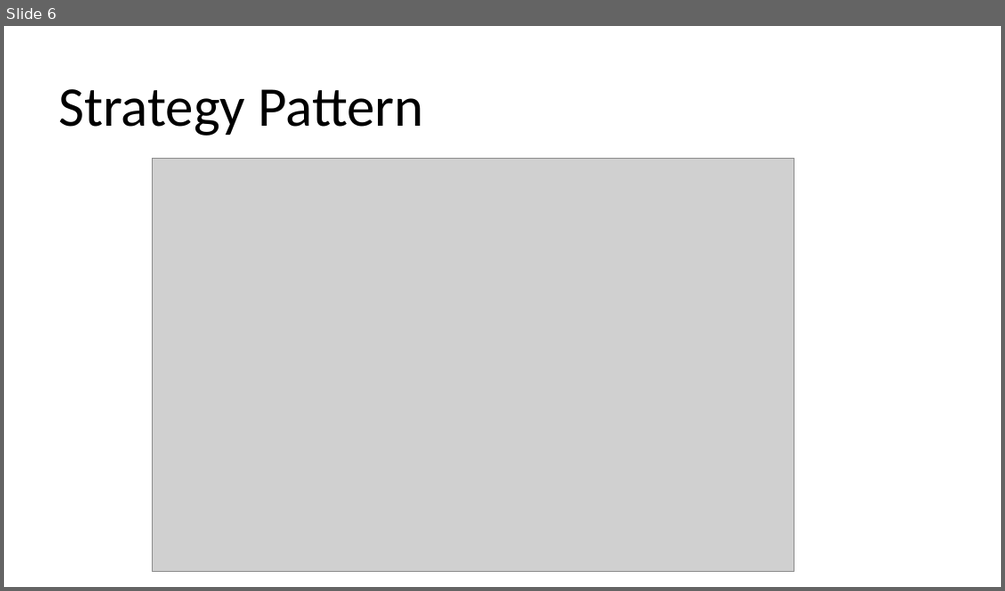
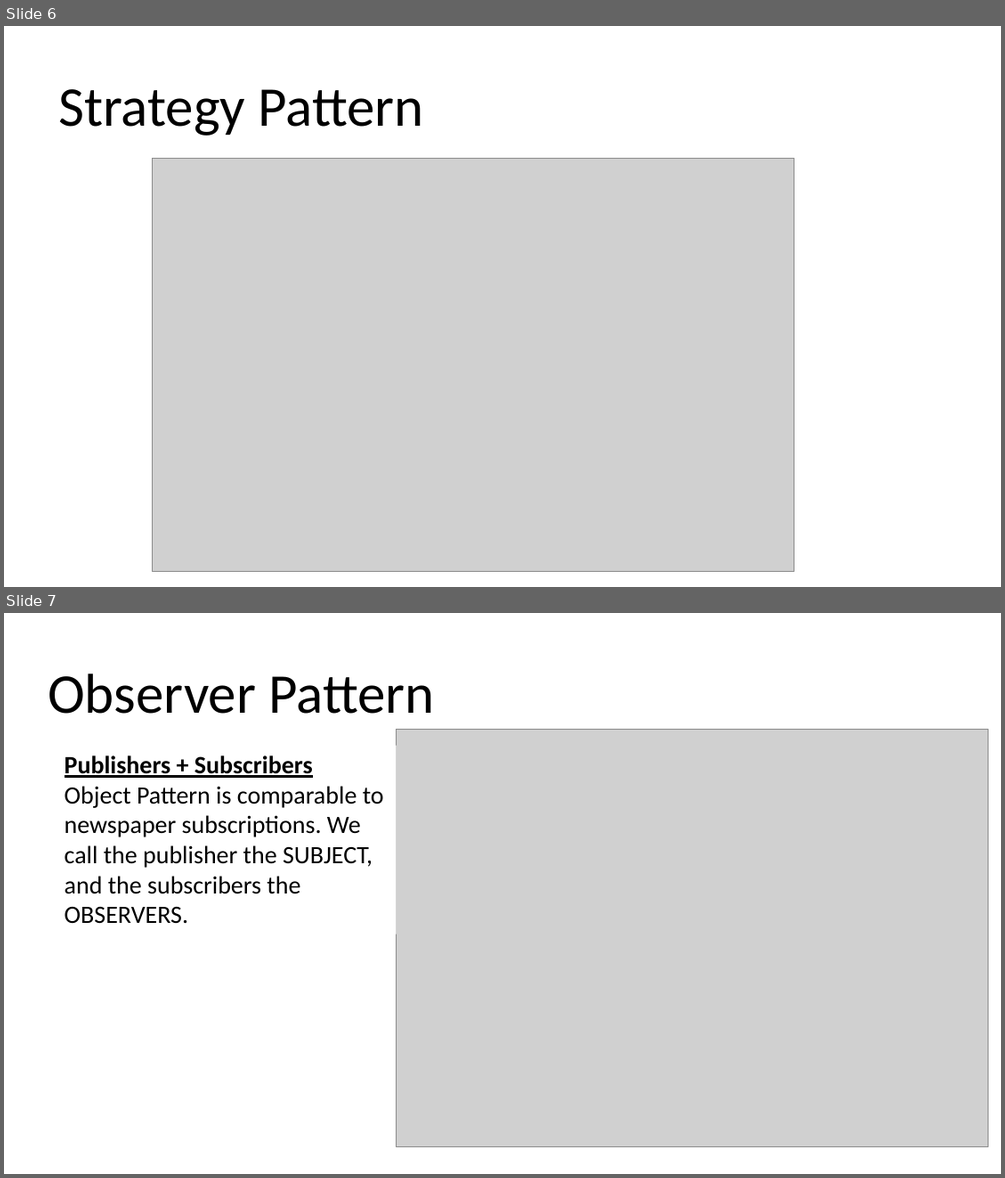
Before and after one commit to martindiazgrizzuti/GOFDesignPatterns, a slide deck: Anotaciones.pptx. Shown one above the other, each under a label of ours: slide 6 before the commit, slides 6 and 7 after it. The pictures are 1005x591 and 1005x1178 pixels, drawn with LibreOffice and Linux fonts; fonts in the diff are those of the drawing; grey boxes stand for pictures. Boxes give left, top, right and bottom in pixels: in the first picture for what was removed or moved away, otherwise in the second. Text is boxed around its words. In the diff, an @@ line names an element or a change of style, - is before the commit and + after.

Commit message:
Observer Pattern en ppt - teoría

```diff
--- a/Anotaciones.pptx
+++ b/Anotaciones.pptx
@@ slide 7 added at [4, 613, 1001, 1174], background #FFFFFF @@
@@ text added at [48, 674, 434, 714], 54 pt, text #000000 @@
+Observer Pattern
@@ picture added at [396, 729, 989, 1147] @@
@@ text added at [65, 755, 384, 924], 24 pt, text #000000 @@
+Publishers + Subscribers
+Object Pattern is comparable to newspaper subscriptions. We call the publisher the SUBJECT, and the subscribers the OBSERVERS.
```
Also in this commit, not shown: 1 slide changed, 8 other slides added.
